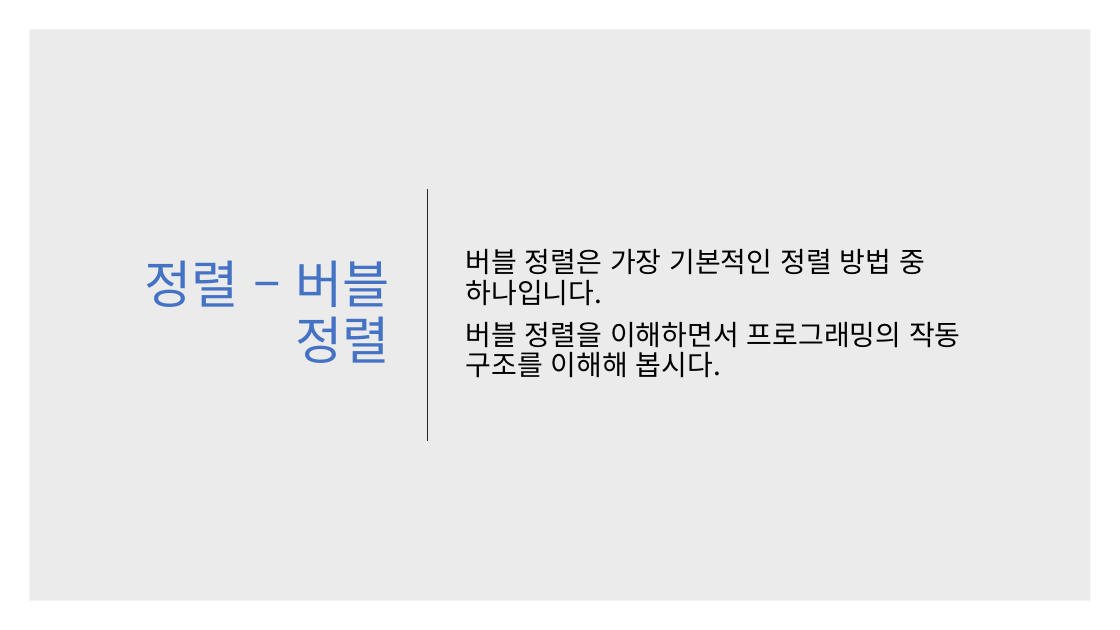
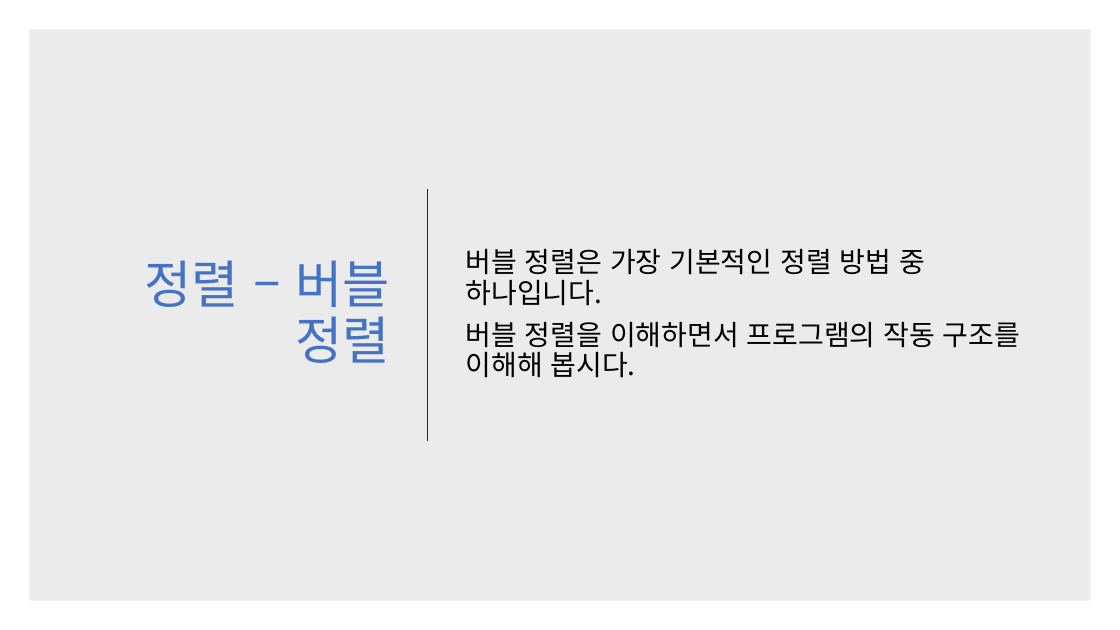
Before and after one commit to kjh99660/Study_powerpoint, a slide deck: slide 25 of c# 스터디 3주 차.pptx. Drawn at 1120x630 pixels with LibreOffice and Linux fonts; fonts in the diff are those of the drawing. Boxes give left, top, right and bottom in pixels: in the first picture for what was removed or moved away, otherwise in the second. Text is boxed around its words. In the diff, an @@ line names an element or a change of style, - is before the commit and + after.

```diff
--- a/c# 스터디 3주 차.pptx
+++ b/c# 스터디 3주 차.pptx
@@ text at (466, 322, 1020, 378): text changed @@
-버블 정렬을 이해하면서 프로그래밍의 작동 구조를 이해해 봅시다.
+버블 정렬을 이해하면서 프로그램의 작동 구조를 이해해 봅시다.
```
Also in this commit, not shown: 4 other slides changed, 6 other files.
